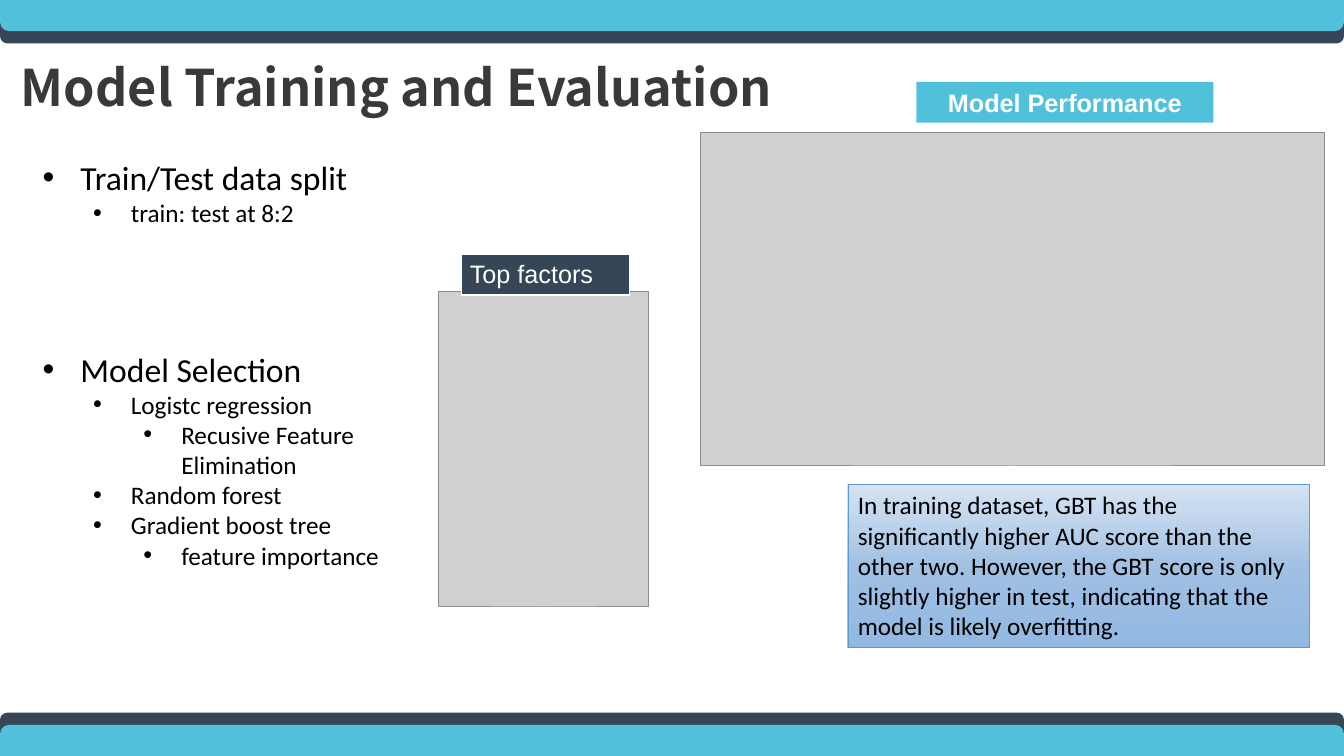
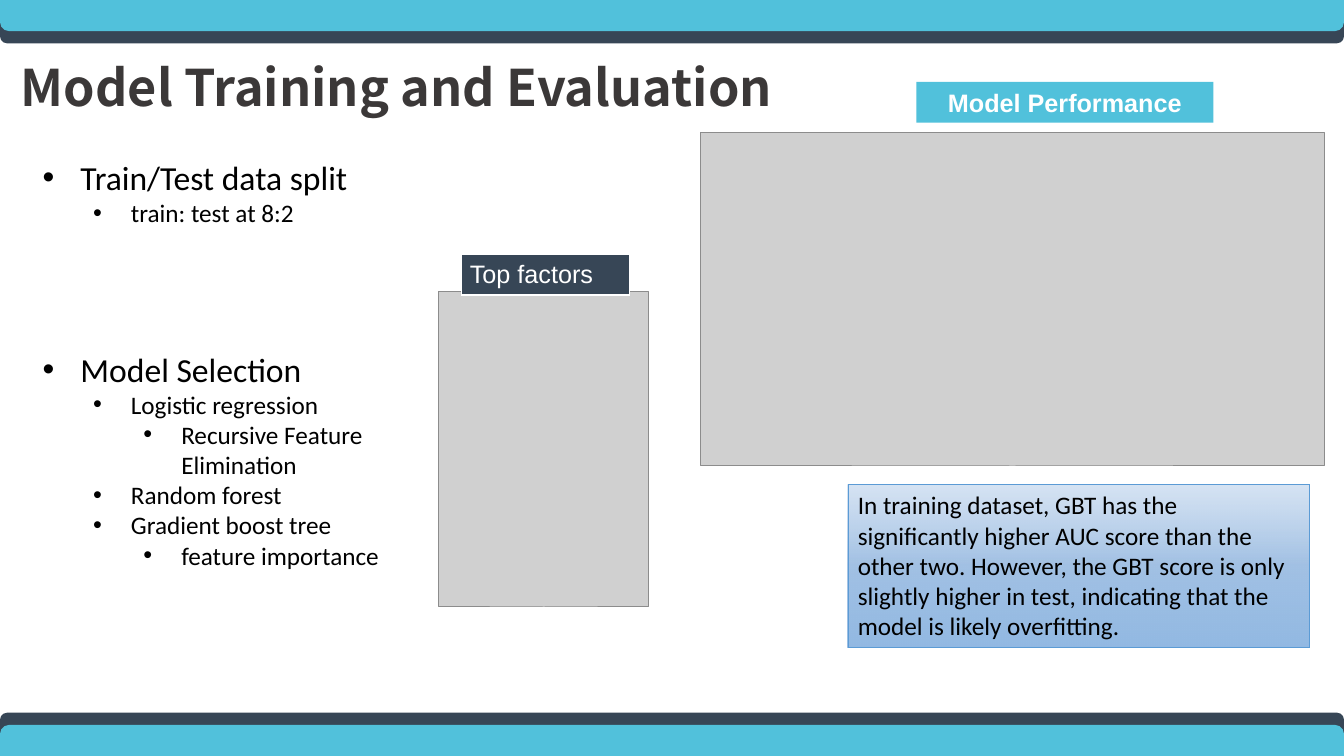
Before and after one commit to pkuhugo/Fintech_Lending_Club, a slide deck: slide 4 of 20200812_lending_club.pptx. Drawn at 1344x756 pixels with LibreOffice and Linux fonts; fonts in the diff are those of the drawing; grey boxes stand for pictures. Boxes give left, top, right and bottom in pixels: in the first picture for what was removed or moved away, otherwise in the second. Text is boxed around its words. In the diff, an @@ line names an element or a change of style, - is before the commit and + after.

```diff
--- a/20200812_lending_club.pptx
+++ b/20200812_lending_club.pptx
@@ text at [131, 396, 362, 475]: text changed @@
-  • Logistc regression
-    • Recusive Feature Elimination
+  • Logistic regression
+    • Recursive Feature Elimination
```
Also in this commit, not shown: 2 other slides changed, 1 other file.
